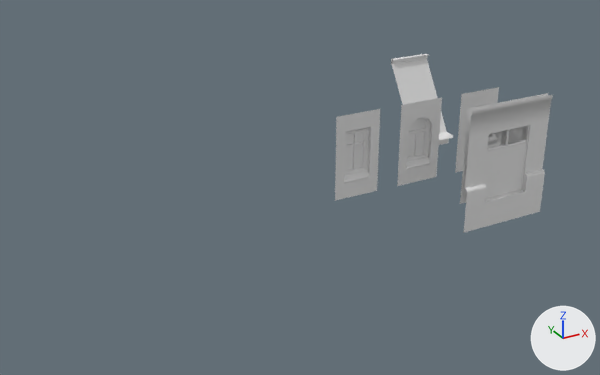
The Blender file rnc_source_files/Apartments/Variant2/variant2_parts.blend as it was, and as the next commit left it.
Before and after are seen from a 50 mm camera at (-24.7, -22.7, 13.7) aimed at (-8.9, 6.1, -0.6). Arrows for +X, +Y and +Z are at lower right; the lights stay in place. Materials are left out; every surface is plain grey.

The first picture shows '1_Door_Door-1', '1_Frame_Door-1', '1_Roof-1', '1_Upper-Window-1', '1_Upper-Window-2', '1_Upper-Window-3', '1_WindowsBroken_Door-1'.
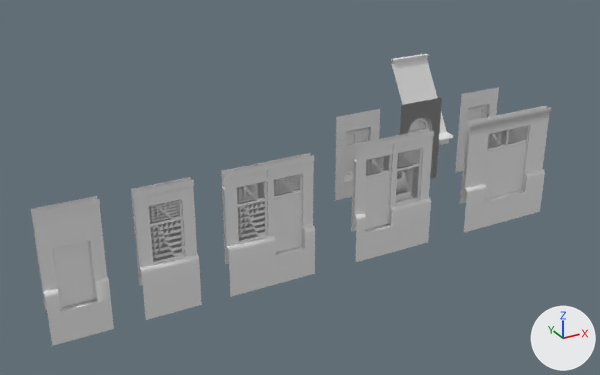
The change, as a list of edits to the scene's bpy script:
```text
Change me_plane:
    where me_plane.from_pydata(...)  # 92 vertices, 58 faces; spans x 0.0..4.0, y -0.15..0.2, z -1.0..4.0
    used by ob_1_frame_door_1; parent = ob_1_door_1; location = (0.0, 0.0, 0.0)
    me_plane part 1
    add for i in [16, 21, 22, 24, *range(88, 92)]: me_plane.vertices[i].co += Vector((0.0, 0.0, -0.5))
Add me_plane_027:
    me_plane_027.from_pydata([(0.47, 0.1, 2.24), (1.47, 0.1, 2.24), (0.47, 0.1, 2.86), (1.47, 0.1, 2.86), (1.47, 0.1, 2.24), (0.47, 0.1, 2.24), (1.47, 0.1, 2.86), (0.47, 0.1, 2.86), (0.47, 0.1, 0.89), (1.47, 0.1, 0.89), (0.47, 0.1, 2.15), (1.47, 0.1, 2.15), (1.47, 0.1, 0.89), (0.47, 0.1, 0.89), (1.47, 0.1, 2.15), (0.47, 0.1, 2.15)], [], [(0, 1, 3, 2), (4, 5, 7, 6), (8, 9, 11, 10), (12, 13, 15, 14)])
Change ob_2_upper_window_2:
    remove ob_2_upper_window_2.hide_set(True)
Change ob_3_upper_window_2:
    remove ob_3_upper_window_2.hide_set(True)
Add ob_1_windowsbroken_window_1:
    ob_1_windowsbroken_window_1 = bpy.data.objects.new('1_WindowsBroken_Window-1', me_plane_027)
    ob_1_windowsbroken_window_1.parent = ob_1_windows_window_1
    ob_1_windowsbroken_window_1.location = (0.0, 0.0, 0.0)
Add ob_1_windows_window_1:
    ob_1_windows_window_1 = bpy.data.objects.new('1_Windows_Window-1', None)
    ob_1_windows_window_1.parent = ob_1_window_1
    ob_1_windows_window_1.location = (0.0, 0.0, 0.0)
Add ob_1_window_1:
    ob_1_window_1 = bpy.data.objects.new('1_Window-1', None)
    ob_1_window_1.parent = ob_window_1
    ob_1_window_1.location = (0.0, 0.0, 0.0)
Add ob_window_1:
    ob_window_1 = bpy.data.objects.new('Window-1', None)
    ob_window_1.location = (-18.0, 0.0, 0.0)
Add ob_1_frame_window_1:
    ob_1_frame_window_1 = bpy.data.objects.new('1_Frame_Window-1', me_plane_025)  # 68 vertices, 38 faces; spans x 0.0..1.95, y -0.15..0.2, z -1.0..3.5
    ob_1_frame_window_1.parent = ob_1_window_1
    ob_1_frame_window_1.location = (0.0, 0.0, 0.0)
Add ob_1_door_door_3:
    ob_1_door_door_3 = bpy.data.objects.new('1_Door_Door-3', me_cube_018)  # a box spanning x 0.47..1.47, y 0.08..0.12, z 0.1..2.15
    ob_1_door_door_3.parent = ob_1_door_3
    ob_1_door_door_3.location = (0.0, 0.0, 0.0)
Add ob_1_door_3:
    ob_1_door_3 = bpy.data.objects.new('1_Door-3', None)
    ob_1_door_3.parent = ob_door_3
    ob_1_door_3.location = (0.0, 0.0, 0.0)
Add ob_door_3:
    ob_door_3 = bpy.data.objects.new('Door-3', None)
    ob_door_3.location = (-21.0, 0.0, 0.0)
Add ob_1_frame_door_3:
    ob_1_frame_door_3 = bpy.data.objects.new('1_Frame_Door-3', me_plane_017)  # 70 vertices, 48 faces; spans x 0.0..1.95, y -0.15..0.2, z -1.0..3.5
    ob_1_frame_door_3.parent = ob_1_door_3
    ob_1_frame_door_3.location = (0.0, 0.0, 0.0)
Add ob_1_frame_door_2m:
    ob_1_frame_door_2m = bpy.data.objects.new('1_Frame_Door-2M', me_plane_021)  # 136 vertices, 93 faces; spans x 0.0..3.29, y -0.15..0.2, z -1.0..3.5
    ob_1_frame_door_2m.parent = ob_1_door_2m
    ob_1_frame_door_2m.location = (0.0, 0.0, 0.0)
Add ob_1_door_2m:
    ob_1_door_2m = bpy.data.objects.new('1_Door-2M', None)
    ob_1_door_2m.parent = ob_door_2m
    ob_1_door_2m.location = (0.0, 0.0, 0.0)
Add ob_door_2m:
    ob_door_2m = bpy.data.objects.new('Door-2M', None)
    ob_door_2m.location = (-15.0, 0.0, 0.0)
Add ob_1_windowsbroken_door_2m:
    ob_1_windowsbroken_door_2m = bpy.data.objects.new('1_WindowsBroken_Door-2M', me_plane_019)  # 24 vertices, 6 faces; spans x 0.47..2.82, y 0.1, z 0.89..2.86
    ob_1_windowsbroken_door_2m.parent = ob_1_windows_door_2m
    ob_1_windowsbroken_door_2m.location = (0.0, 0.0, 0.0)
Add ob_1_windows_door_2m:
    ob_1_windows_door_2m = bpy.data.objects.new('1_Windows_Door-2M', None)
    ob_1_windows_door_2m.parent = ob_1_door_2m
    ob_1_windows_door_2m.location = (0.0, 0.0, 0.0)
Add ob_1_door_door_2m:
    ob_1_door_door_2m = bpy.data.objects.new('1_Door_Door-2M', me_cube_006)  # a box spanning x 1.82..2.82, y 0.08..0.13, z 0.1..2.15
    ob_1_door_door_2m.parent = ob_1_door_2m
    ob_1_door_door_2m.location = (0.0, 0.0, 0.0)
Add ob_1_windowsbroken_door_2:
    ob_1_windowsbroken_door_2 = bpy.data.objects.new('1_WindowsBroken_Door-2', me_plane_016)  # 24 vertices, 6 faces; spans x 0.47..2.82, y 0.1, z 0.89..2.86
    ob_1_windowsbroken_door_2.parent = ob_1_windows_door_2
    ob_1_windowsbroken_door_2.location = (0.0, 0.0, 0.0)
Add ob_1_windows_door_2:
    ob_1_windows_door_2 = bpy.data.objects.new('1_Windows_Door-2', None)
    ob_1_windows_door_2.parent = ob_1_door_2
    ob_1_windows_door_2.location = (0.0, 0.0, 0.0)
Add ob_1_door_2:
    ob_1_door_2 = bpy.data.objects.new('1_Door-2', None)
    ob_1_door_2.parent = ob_door_2
    ob_1_door_2.location = (0.0, 0.0, 0.0)
Add ob_door_2:
    ob_door_2 = bpy.data.objects.new('Door-2', None)
    ob_door_2.location = (-10.0, 0.0, 0.0)
Add ob_1_door_door_2:
    ob_1_door_door_2 = bpy.data.objects.new('1_Door_Door-2', me_cube_018.copy())
    ob_1_door_door_2.parent = ob_1_door_2
    ob_1_door_door_2.location = (0.0, 0.0, 0.0)
Add ob_1_frame_door_2:
    ob_1_frame_door_2 = bpy.data.objects.new('1_Frame_Door-2', me_plane_002)  # 136 vertices, 93 faces; spans x 0.0..3.29, y -0.15..0.2, z -1.0..3.5
    ob_1_frame_door_2.parent = ob_1_door_2
    ob_1_frame_door_2.location = (0.0, 0.0, 0.0)
```

What differs and where, as boxes (x1, y1, x2, y2) in the pictures (600 x 375 px; the box of a moved part takes in the faces that stretch with it):
'1_Frame_Door-2M', added
    after: (221, 153, 315, 297)
'1_Frame_Door-1', reshaped (9% shorter)
    before: (460, 93, 553, 232)
    after: (460, 105, 551, 232)
'1_Frame_Door-3', added
    after: (31, 196, 114, 346)
'1_Frame_Door-2', added
    after: (351, 129, 434, 262)
'1_Frame_Window-1', added
    after: (131, 177, 202, 320)
'1_Door_Door-3', added
    after: (54, 241, 94, 308)
'1_WindowsBroken_Door-2M', added
    after: (237, 174, 300, 241)
'1_WindowsBroken_Window-1', added
    after: (149, 200, 182, 262)
'1_WindowsBroken_Door-2', added
    after: (366, 149, 420, 203)
'1_Door_Door-2M', added
    after: (274, 193, 300, 253)
'1_Door_Door-2', added
    after: (365, 173, 389, 230)
'3_Upper-Window-2', shown
    after: (408, 117, 437, 177)
'2_Upper-Window-2', shown
    after: (428, 122, 434, 178)
part 1 of me_plane, moved or reshaped
    before: (466, 93, 553, 138)
    after: (466, 105, 551, 138)
'1_Upper-Window-2', unchanged, covered by the edit
    before: (397, 98, 442, 186)
    after: (400, 98, 442, 161)
